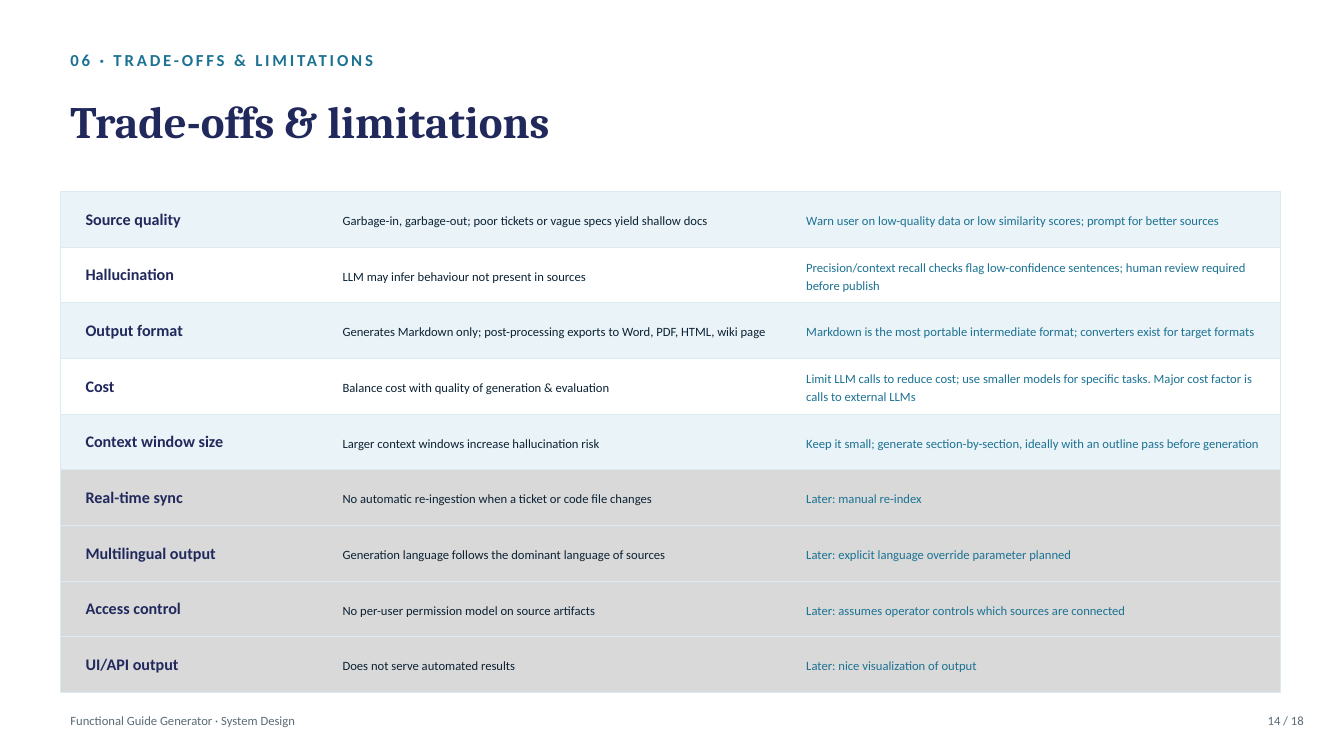
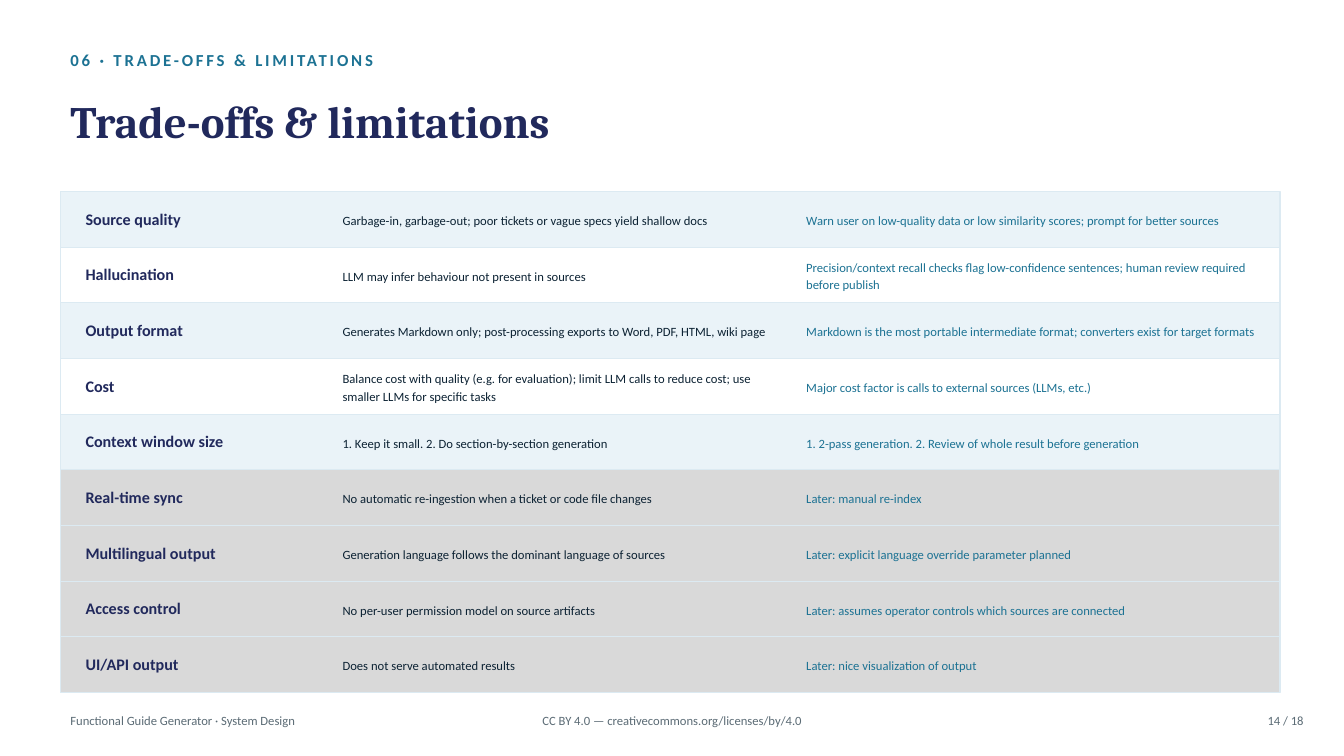
Before and after one commit to fvreys/ai-Functional-guide-generator, a slide deck: slide 14 of docs/Functional_Guide_Generator_System_Design.pptx. Drawn at 1344x756 pixels with LibreOffice and Linux fonts; fonts in the diff are those of the drawing. Boxes give left, top, right and bottom in pixels: in the first picture for what was removed or moved away, otherwise in the second. Text is boxed around its words. In the diff, an @@ line names an element or a change of style, - is before the commit and + after.

Commit message:
System design with slides - v12: Small corrections, including 2-pass generation. Added 2 testdata sets under data. Updated README.md .

```diff
--- a/docs/Functional_Guide_Generator_System_Design.pptx
+++ b/docs/Functional_Guide_Generator_System_Design.pptx
@@ text at <box>343,374,751,403</box>: text changed @@
-Balance cost with quality of generation & evaluation
+Balance cost with quality (e.g. for evaluation); limit LLM calls to reduce cost; use smaller LLMs for specific tasks
@@ text at <box>806,383,1091,394</box>: text changed @@
-Limit LLM calls to reduce cost; use smaller models for specific tasks. Major cost factor is calls to external LLMs
+Major cost factor is calls to external sources (LLMs, etc.)
@@ text at <box>343,439,607,450</box>: text changed @@
-Larger context windows increase hallucination risk
+1. Keep it small. 2. Do section-by-section generation
@@ text at <box>806,439,1139,450</box>: text changed @@
-Keep it small; generate section-by-section, ideally with an outline pass before generation
+1. 2-pass generation. 2. Review of whole result before generation
@@ text added at <box>542,716,801,727</box>, 9 pt, text #5B6B75 @@
+CC BY 4.0 — creativecommons.org/licenses/by/4.0
```
Also in this commit, not shown: 17 other slides changed, 8 other files.
